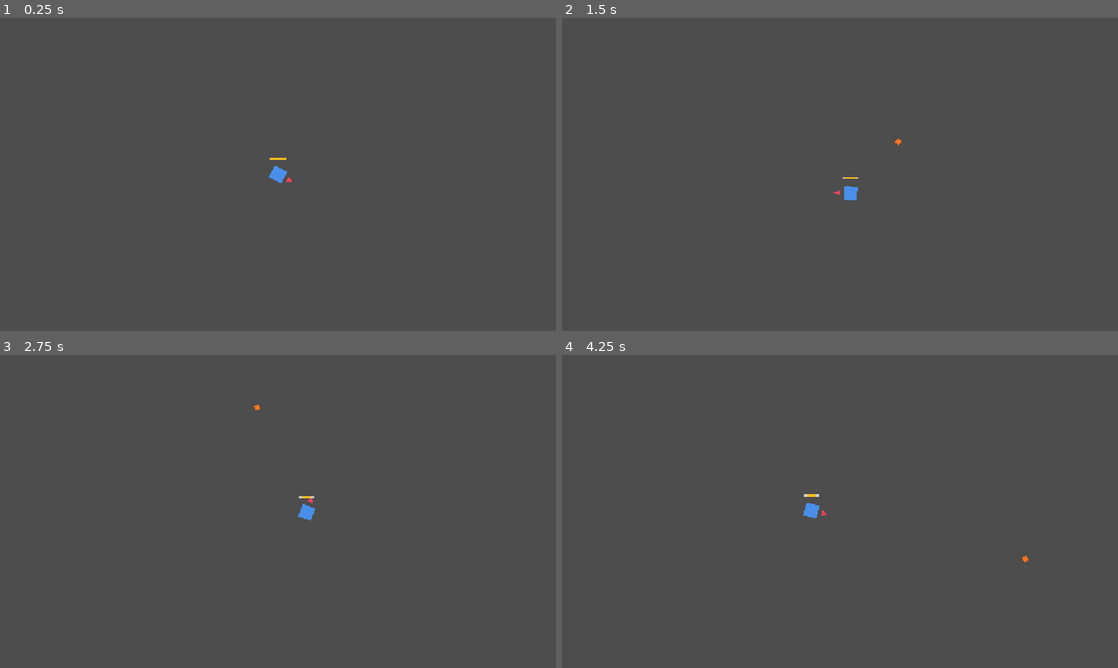
Above: before the commit, frames 1-4 (two rows, left to right).
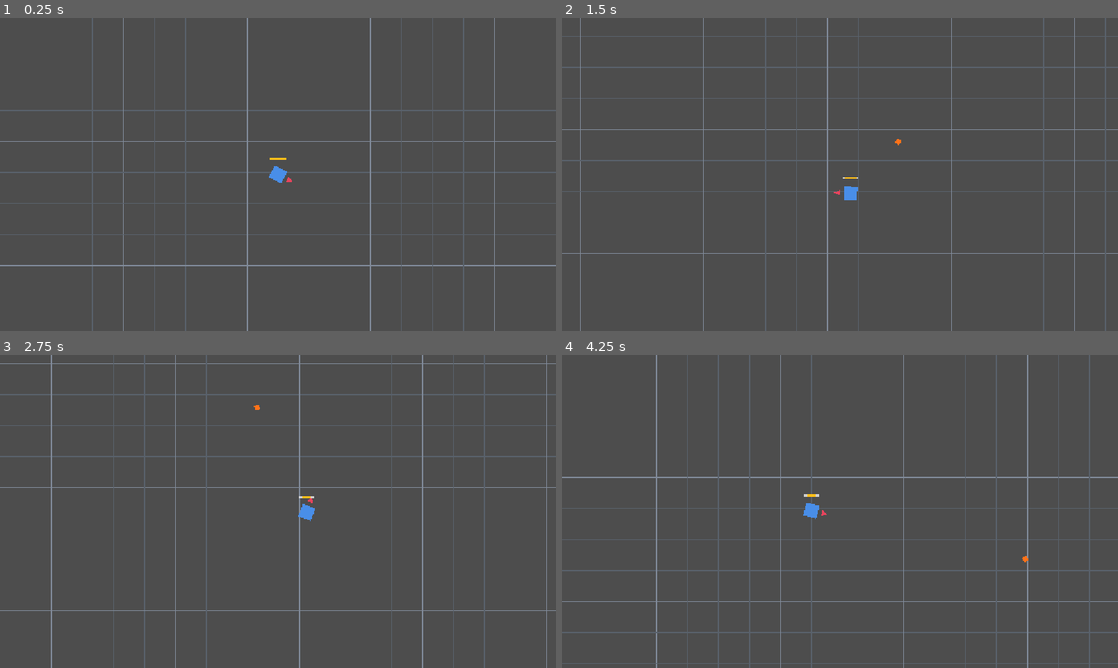
Above: after the commit, the same moments.

Repository: BestestGameStudio/gangU
Game: Godot game, scene res://scenes/main.tscn
Same seed, same stepped clock (60 frames per second), same inputs: the game is played once before the commit and once after it.
Inputs (mouse positions are in pixels of both pictures, inside the frame that each line leads up to):
- Up to frame 1 (0.25 s): no input
- Up to frame 2 (1.5 s): tap Enter at 0.5 s; move the mouse to (962, 158) at 0.52 s; hold D (move_right) 0.53-1.28 s; hold Space (cast) 0.53-1.28 s; move the mouse to (728, 190) at 1.27 s; hold S (move_down) from 1.28 s (still down); tap Space (cast) at 1.35 s
- Up to frame 3 (2.75 s): move the mouse to (333, 442) at 2.02 s; release S (move_down) at 2.03 s; hold D (move_right) from 2.03 s (still down); hold Space (cast) from 2.03 s (still down)
- Up to frame 4 (4.25 s): move the mouse to (812, 574) at 2.77 s; release D (move_right) at 2.78 s; release Space (cast) at 2.78 s; hold W (move_up) 2.78-3.53 s; tap Space (cast) at 2.85 s; move the mouse to (1006, 558) at 3.52 s; hold A (move_left) from 3.53 s (still down); hold Space (cast) from 3.53 s (still down)

The runs differ from the first frame. In frame 1, 3.8% of the frame differs, in the area x 0-100%, y 0-100%; in frame 2, 3.7%; in frame 3, 3.9%; in frame 4, 4.5%.

Commit message:
Add background grid so player movement is visible (#24)
Repeating world-space background grid (pure _draw, z_index -100) instanced from main.gd behind the Player; zero main.tscn edits.

Closes #20.

Reviewed on exact frozen head d9caf3ef by instinct-projects; CI green; independent exact-head browser evidence (boot render, scroll under movement, cast unaffected, zero console errors).

Diff:
--- /dev/null
+++ b/scenes/background_grid.tscn
@@ -0,0 +1,6 @@
+[gd_scene load_steps=2 format=3 uid="uid://bgangu20grid"]
+
+[ext_resource type="Script" path="res://scripts/background_grid.gd" id="1"]
+
+[node name="BackgroundGrid" type="Node2D"]
+script = ExtResource("1")
--- /dev/null
+++ b/scenes/test_grid_scroll.tscn
@@ -0,0 +1,15 @@
+[gd_scene load_steps=4 format=3 uid="uid://bgangu20gtest"]
+
+[ext_resource type="PackedScene" uid="uid://bgangu20grid" path="res://scenes/background_grid.tscn" id="1"]
+[ext_resource type="PackedScene" uid="uid://bgangu2player" path="res://scenes/player.tscn" id="2"]
+[ext_resource type="Script" path="res://scripts/camera_follow.gd" id="3"]
+
+[node name="TestGridScroll" type="Node2D"]
+
+[node name="BackgroundGrid" parent="." instance=ExtResource("1")]
+
+[node name="Player" parent="." instance=ExtResource("2") groups=["player"]]
+position = Vector2(576, 324)
+
+[node name="FollowCamera" type="Camera2D" parent="."]
+script = ExtResource("3")
--- /dev/null
+++ b/scripts/background_grid.gd
@@ -0,0 +1,25 @@
+extends Node2D
+class_name BackgroundGrid
+## #20: neutral repeating background grid so camera-follow movement is visible.
+## Pure background: no gameplay interaction, no assets, drawn in _draw().
+## Instance once into the world (main.tscn) BEHIND gameplay nodes.
+
+@export var spacing: int = 64 ## Grid cell size in pixels.
+@export var half_extent: int = 4096 ## Grid covers +-half_extent around origin.
+@export var line_color: Color = Color(0.35, 0.38, 0.42, 1.0)
+@export var major_every: int = 4 ## Every Nth line is a major line.
+@export var major_color: Color = Color(0.5, 0.54, 0.6, 1.0)
+
+func _ready() -> void:
+	z_index = -100 ## Always behind gameplay.
+	queue_redraw()
+
+func _draw() -> void:
+	var e := float(half_extent)
+	var n := int(half_extent / spacing)
+	for i in range(-n, n + 1):
+		var c: Color = major_color if i % major_every == 0 else line_color
+		var w := 2.0 if i % major_every == 0 else 1.0
+		var o := float(i * spacing)
+		draw_line(Vector2(o, -e), Vector2(o, e), c, w)
+		draw_line(Vector2(-e, o), Vector2(e, o), c, w)
--- a/scripts/main.gd
+++ b/scripts/main.gd
@@ -1,6 +1,13 @@
 extends Node2D
 ## gangU entry scene. Boots the game; scene flow (hub <-> dungeon) will be
-## managed from here by the hub/gate issues (#7/#9). Kept intentionally empty.
+## managed from here by the hub/gate issues (#7/#9).
+## #20: a BackgroundGrid child gives a world-space reference so camera-follow
+## movement is visible. Pure background (z_index -100), behind the Player,
+## no gameplay interaction.
 
 func _ready() -> void:
 	print("gangU booted OK")
+	var grid := BackgroundGrid.new()
+	grid.name = "BackgroundGrid"
+	add_child(grid)
+	move_child(grid, 0)
